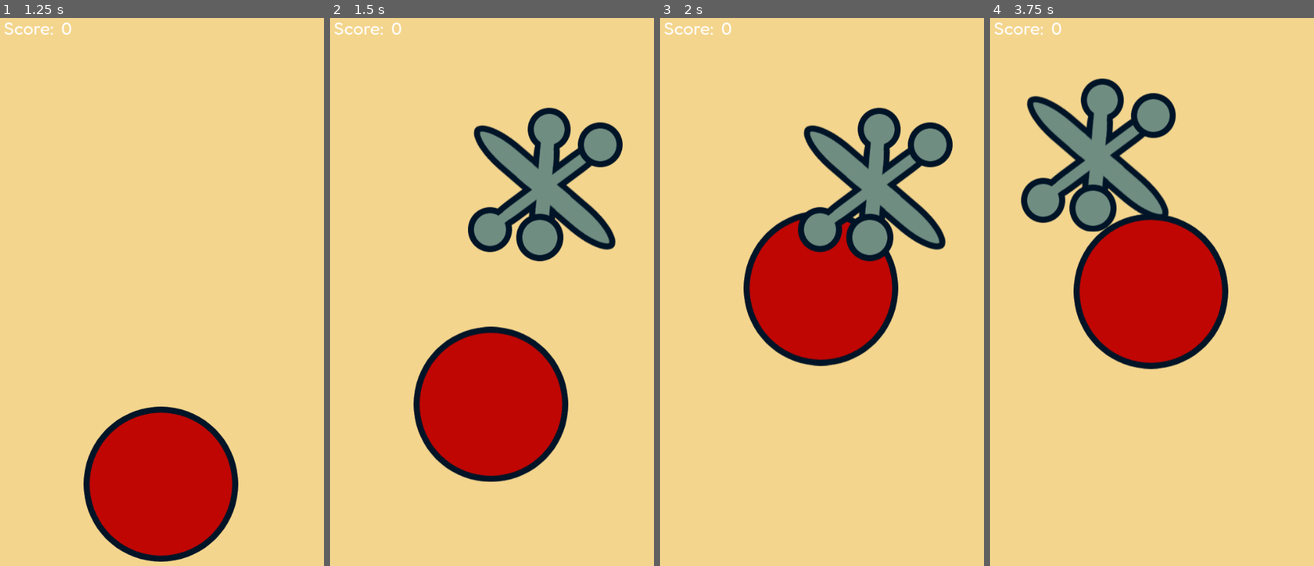
Above: before the commit, frames 1-4 (left to right).
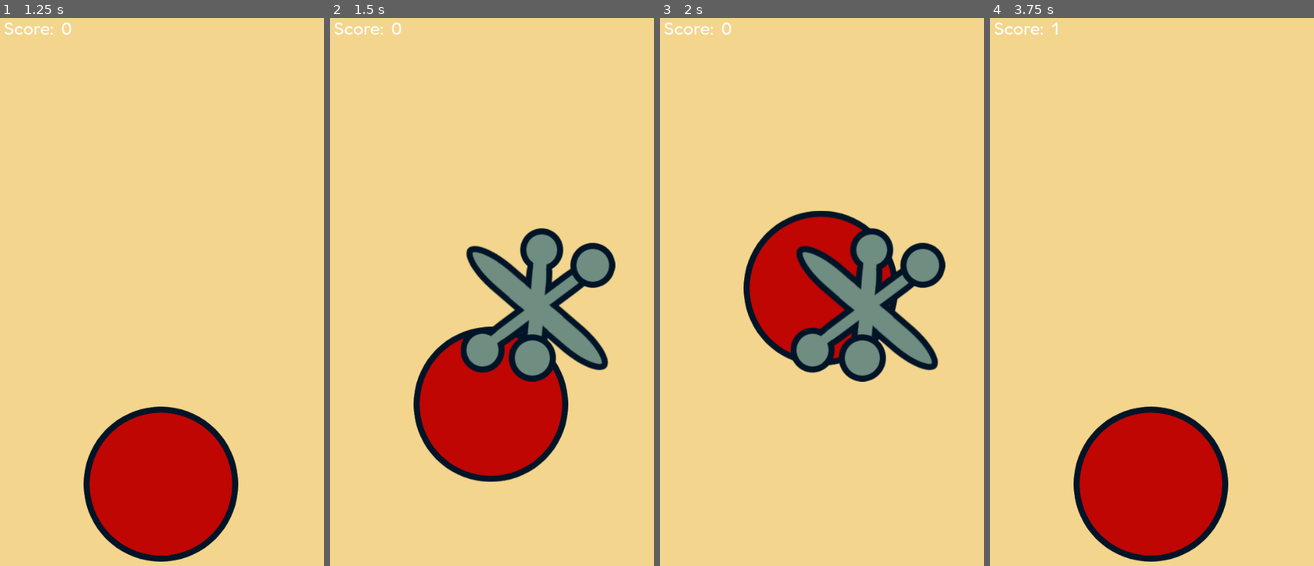
Above: after the commit, the same moments.

Repository: casellner/Idle-Jacks
Game: Godot game, scene res://game.tscn
Two runs of this game, one before a commit and one after it. Both use one fixed random seed, a clock stepped at 60 frames per second and the inputs below.
Inputs (mouse positions are in pixels of both pictures, inside the frame that each line leads up to):
- Up to frame 1 (1.25 s): click (162, 204) at 0.5 s
- Up to frame 2 (1.5 s): click (492, 483) at 1.25 s
- Up to frame 3 (2 s): no input
- Up to frame 4 (3.75 s): click (1152, 286) at 2 s; tap Enter (ui_accept) at 2.75, 3.02 s

Frame 1 is identical in both runs. In frame 2, 15% of the frame differs, in the area x 40-91%, y 16-67%; in frame 3, 14%; in frame 4, 29%, in the area x 9-74%, y 0-100%.

Commit message:
Change jack spawning locations to be on-screen

Diff:
--- a/Godot/scripts/game.gd
+++ b/Godot/scripts/game.gd
@@ -31,8 +31,8 @@
 # Function: spawn_jack()
 # Purpose:  This function instantiates a jack and gives it a random position
 func spawn_jack():
-	var x = rand.randf_range(0, 300)
-	var y = rand.randf_range(0, 300)
+	var x = rand.randf_range(0, 284) # 540 - 256
+	var y = rand.randf_range(0, 704) # 960 - 256
 
 	jack_instance = mynode.instantiate()
 	jack_instance.position = Vector2(x, y)
